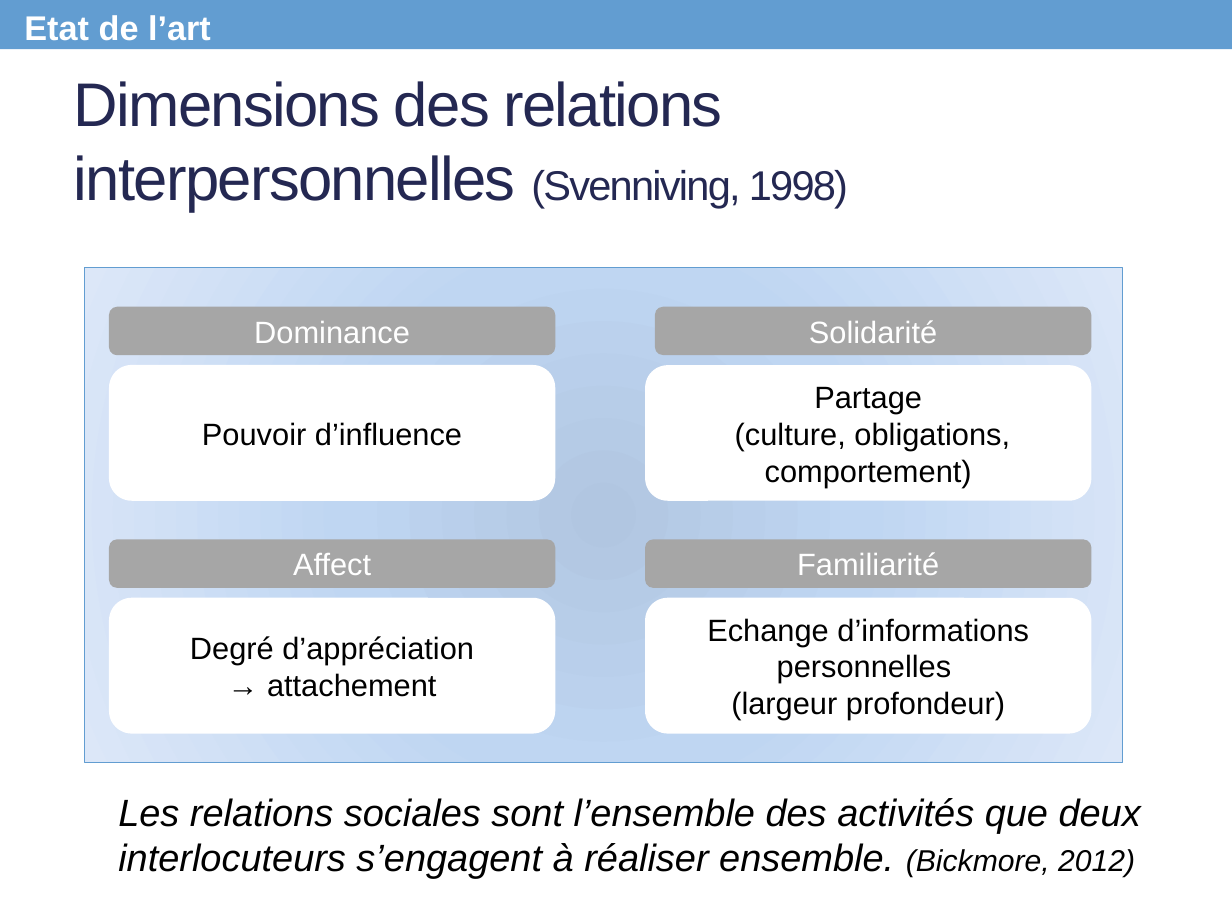
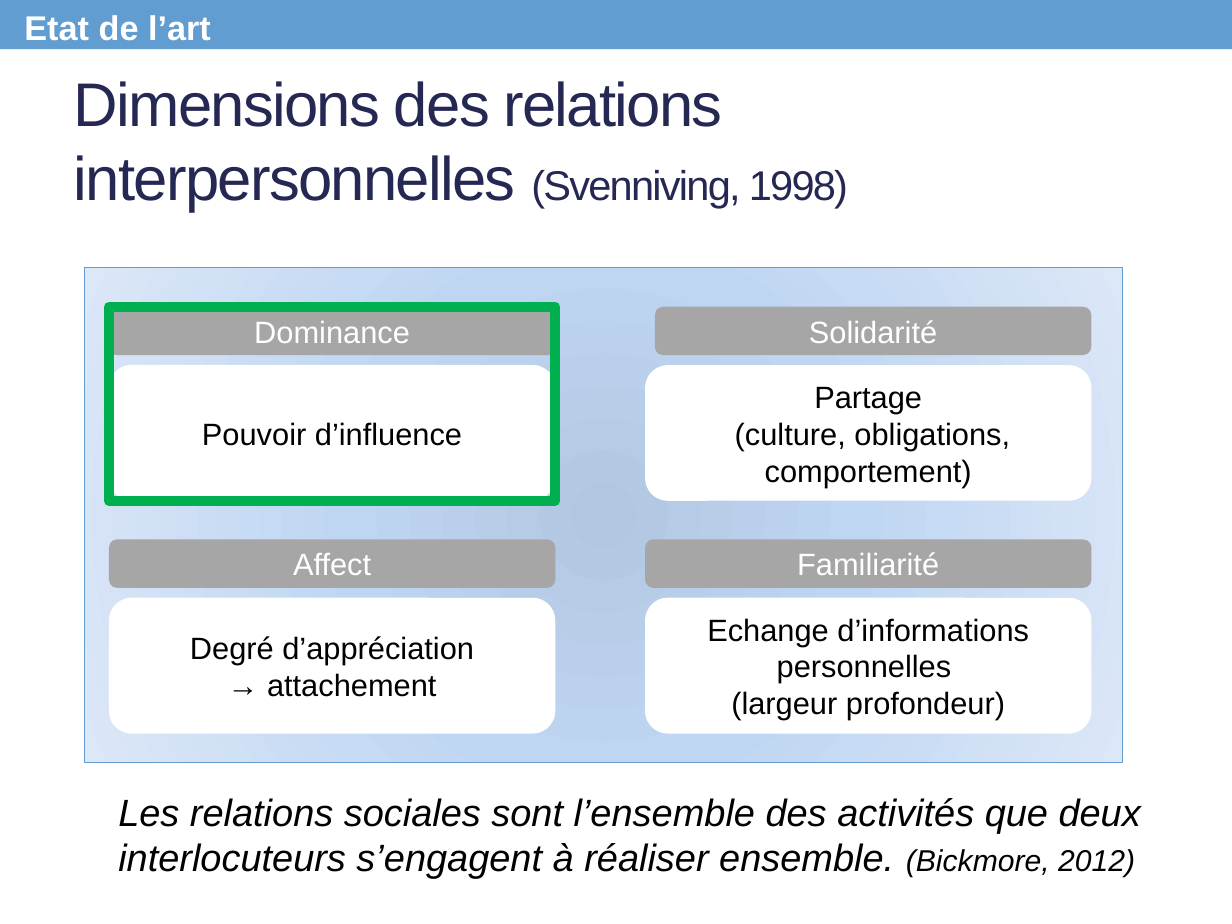
Before and after one commit to Olydia/Discolog, a slide deck: slide 9 of papers/Presentations/CPU_Presentation.pptx (slide 8 before the commit). Drawn at 1232x924 pixels with LibreOffice and Linux fonts; fonts in the diff are those of the drawing. Boxes give left, top, right and bottom in pixels: in the first picture for what was removed or moved away, otherwise in the second. Text is boxed around its words. In the diff, an @@ line names an element or a change of style, - is before the commit and + after.

```diff
--- a/papers/Presentations/CPU_Presentation.pptx
+++ b/papers/Presentations/CPU_Presentation.pptx
@@ rectangle added at box(108, 307, 554, 500), outline #00B050 6 pt @@
```
Also in this commit, not shown: 14 other slides changed, 1 slide removed.
